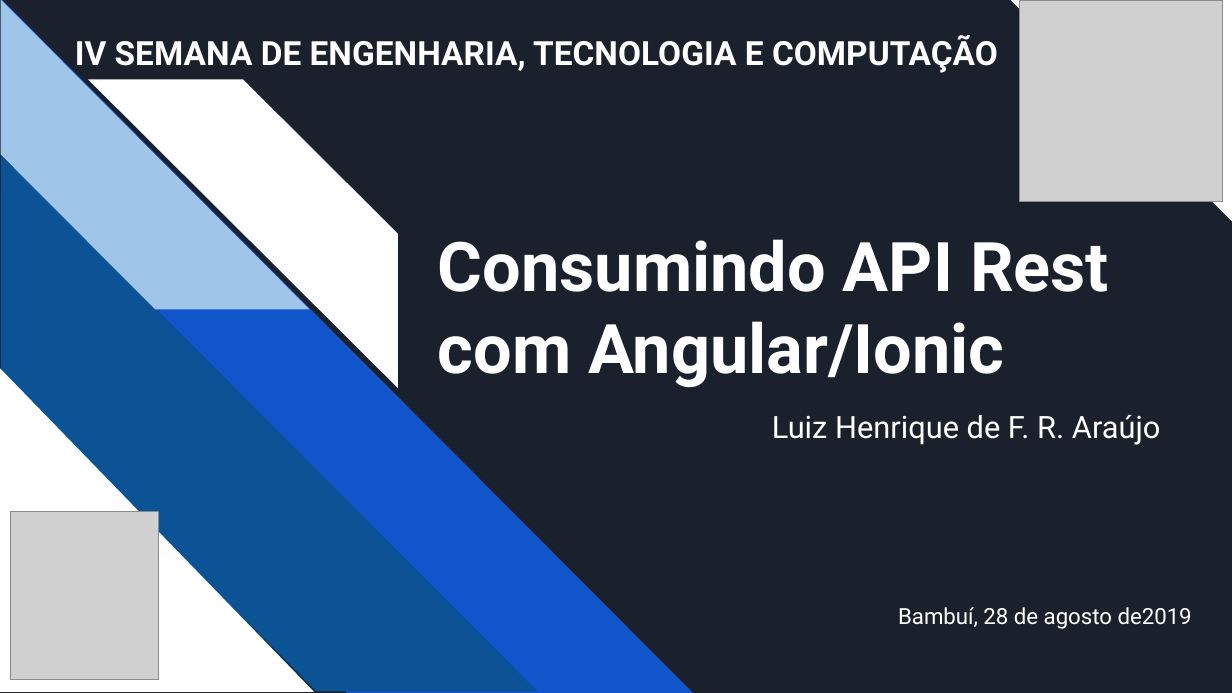
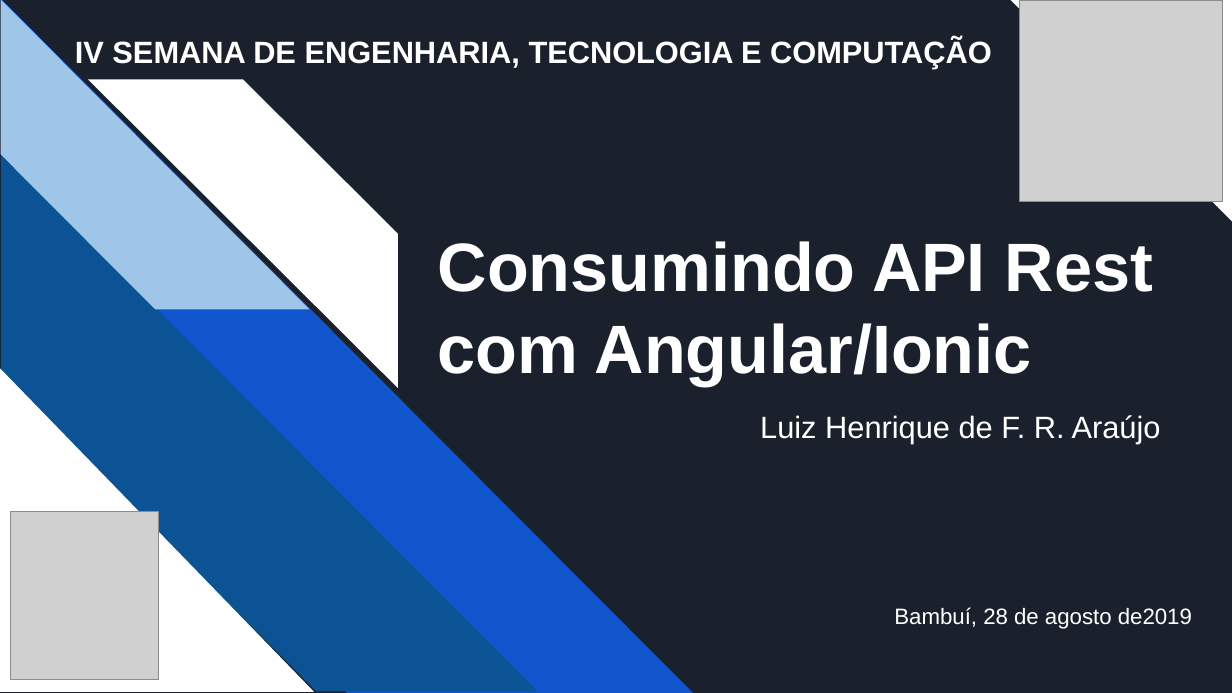
Before and after one commit to luizhfraraujo/setc, a slide deck: slide 1 of AngularIonic.pptx. Drawn at 1232x693 pixels with LibreOffice and Linux fonts; fonts in the diff are those of the drawing; grey boxes stand for pictures. Boxes give left, top, right and bottom in pixels: in the first picture for what was removed or moved away, otherwise in the second. Text is boxed around its words. In the diff, an @@ line names an element or a change of style, - is before the commit and + after.

```diff
--- a/AngularIonic.pptx
+++ b/AngularIonic.pptx
@@ text "IV SEMANA DE ENGENHARIA, TECNOLOGIA ..." at <box>75,38,992,68</box>: size 19.5 to 18 pt, font Roboto to Arial @@
@@ font Roboto to Arial in 3 elements at <box>438,241,1153,386</box>, <box>894,607,1192,629</box>, <box>760,415,1161,444</box> @@
```
Also in this commit, not shown: 9 other slides changed, 24 other files.
